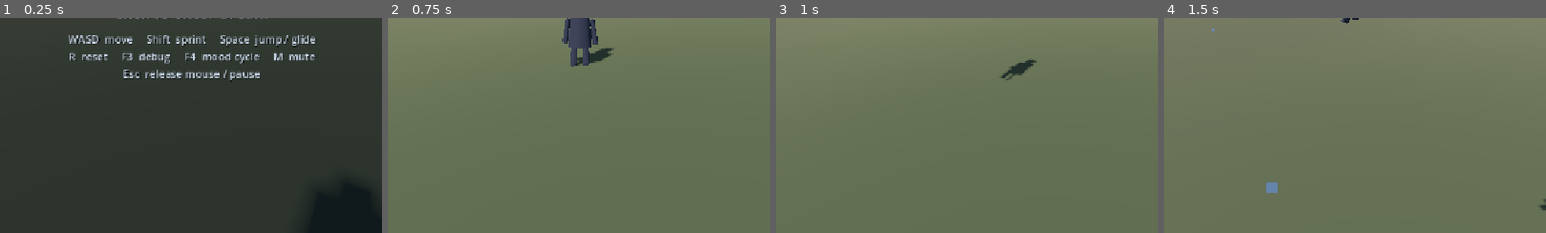
Above: before the commit, frames 1-4 (left to right).
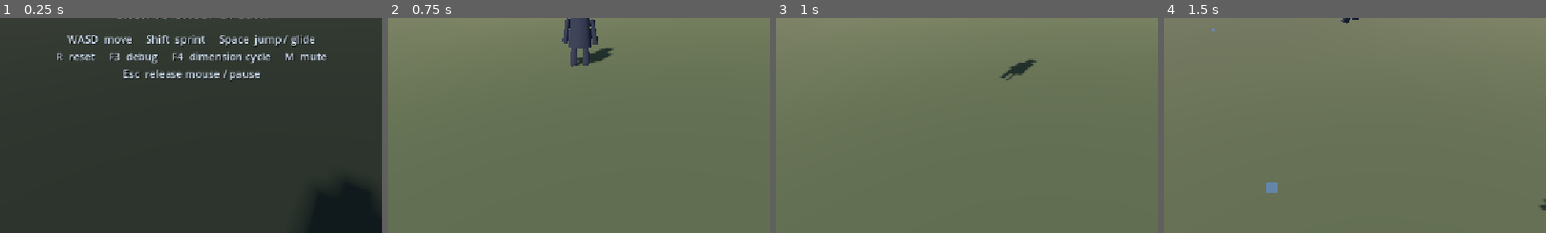
Above: after the commit, the same moments.

Repository: nimanimanima-rgb/DreamRunner
Game: Godot game, scene res://scenes/Game.tscn
The game is run twice, just before and just after one commit, with the same random seed, the same clock (stepped at 60 frames per second) and the same inputs.
Inputs (mouse positions are % of the whole screen's width and height, from its top left):
- Up to frame 1 (0.25 s): no input
- Up to frame 2 (0.75 s): tap Enter at 0.5 s; move the mouse to (72, 45) at 0.52 s; hold D (move_right) from 0.53 s (still down); hold Shift (sprint) from 0.53 s (still down); click (72, 45) at 0.67 s
- Up to frame 3 (1 s): keep holding D (move_right); keep holding Shift (sprint); tap Space (jump) at 0.77 s
- Up to frame 4 (1.5 s): move the mouse to (45, 50) at 1.27 s; release D (move_right) at 1.28 s; release Shift (sprint) at 1.28 s; hold W (move_forward) from 1.28 s (still down); tap M at 1.35 s
The pictures show only the part of the screen within x 25-75%, y 50-100%; the shares and areas given below are measured in that part.

The runs differ from the first frame. In frame 1, 2.8% of the frame differs, in the area x 15-86%, y 8-22%; in frame 2, nothing differs; in frame 3, nothing differs; in frame 4, nothing differs.

Commit message:
Reframe mood system as dimension layers

Diff:
--- a/scenes/Game.tscn
+++ b/scenes/Game.tscn
@@ -336,6 +336,6 @@
 theme_override_constants/shadow_offset_y = 1
 theme_override_font_sizes/font_size = 16
 text = "WASD  move     Shift  sprint     Space  jump / glide
-R  reset     F3  debug     F4  mood cycle     M  mute
+R  reset     F3  debug     F4  dimension cycle     M  mute
 Esc  release mouse / pause"
 horizontal_alignment = 1
--- a/scripts/audio_manager.gd
+++ b/scripts/audio_manager.gd
@@ -60,36 +60,37 @@
 
 
 func _process(delta: float) -> void:
-	update_mood_color(delta)
+	update_dimension_color(delta)
 	if not audio_unlocked or audio_muted:
 		return
 	fill_ambience_buffer()
 	fill_signal_buffer()
 
 
-func update_mood_color(delta: float) -> void:
-	var mood_name: String = str(atmosphere.call("get_current_mood_name"))
+func update_dimension_color(delta: float) -> void:
+	# Audio follows stable IDs so conceptual display names can change safely.
+	var dimension_id: StringName = atmosphere.call("get_current_dimension_id")
 	var target_wind: float = 0.7
 	var target_drone: float = 0.08
 	var target_frequency: float = 58.0
-	match mood_name:
-		"Pale Dawn":
+	match dimension_id:
+		&"pale_dawn":
 			target_wind = 0.62
 			target_drone = 0.045
 			target_frequency = 72.0
-		"Cold Overcast":
+		&"cold_overcast":
 			target_wind = 0.9
 			target_drone = 0.1
 			target_frequency = 46.0
-		"Golden Dissolve":
+		&"golden_dissolve":
 			target_wind = 0.52
 			target_drone = 0.13
 			target_frequency = 82.0
-		"Blue Liminal Night":
+		&"blue_liminal_night":
 			target_wind = 0.42
 			target_drone = 0.12
 			target_frequency = 39.0
-		"Dust Haze Afternoon":
+		&"dust_haze_afternoon":
 			target_wind = 0.78
 			target_drone = 0.035
 			target_frequency = 52.0
--- a/scripts/debug_hud.gd
+++ b/scripts/debug_hud.gd
@@ -53,7 +53,7 @@
 		)
 		if atmosphere != null:
 			terrain_text += "\nDream motes: %d" % atmosphere.call("get_active_mote_count")
-			terrain_text += "\nMood: %s" % atmosphere.call("get_current_mood_name")
+			terrain_text += "\nDimension: %s" % atmosphere.call("get_current_dimension_name")
 		if destination_manager != null:
 			var destination_distance: float = float(
 				destination_manager.call("get_destination_distance")
--- a/scripts/dream_atmosphere.gd
+++ b/scripts/dream_atmosphere.gd
@@ -1,7 +1,11 @@
 extends MultiMeshInstance3D
 
-class MoodState:
-	var name: String
+signal dimension_changed(dimension_id: StringName, display_name: String)
+
+class DimensionLayer:
+	# Stable ID for code integrations; display_name can evolve with the art direction.
+	var id: StringName
+	var display_name: String
 	var sky_top: Color
 	var sky_horizon: Color
 	var ground_bottom: Color
@@ -23,7 +27,7 @@
 @export_range(8.0, 80.0, 1.0) var spawn_radius: float = 34.0
 @export_range(0.05, 2.0, 0.05) var drift_speed: float = 0.35
 @export_range(2.0, 30.0, 1.0) var vertical_range: float = 14.0
-@export_range(1.0, 30.0, 0.5) var mood_transition_seconds: float = 8.0
+@export_range(1.0, 30.0, 0.5) var dimension_transition_seconds: float = 8.0
 
 @onready var player: CharacterBody3D = get_node(player_path)
 @onready var world_environment_node: WorldEnvironment = get_node(world_environment_path)
@@ -34,8 +38,8 @@
 var mote_directions: Array[Vector3] = []
 var mote_phases: PackedFloat32Array = []
 var previous_player_position := Vector3.ZERO
-var mood_states: Array[MoodState] = []
-var current_mood_index: int = 0
+var dimension_layers: Array[DimensionLayer] = []
+var current_dimension_index: int = 0
 var world_environment: Environment
 var sky_material: ProceduralSkyMaterial
 var mote_material: StandardMaterial3D
@@ -45,9 +49,9 @@
 	random.seed = 7717
 	world_environment = world_environment_node.environment
 	sky_material = world_environment.sky.sky_material as ProceduralSkyMaterial
-	create_mood_states()
+	create_dimension_layers()
 	create_mote_multimesh()
-	apply_mood_immediately(mood_states[current_mood_index])
+	apply_dimension_immediately(dimension_layers[current_dimension_index])
 	previous_player_position = player.global_position
 	global_position = previous_player_position
 
@@ -59,7 +63,7 @@
 
 
 func _process(delta: float) -> void:
-	update_mood_transition(delta)
+	update_dimension_transition(delta)
 
 	var player_position := player.global_position
 	var player_movement := player_position - previous_player_position
@@ -150,14 +154,20 @@
 
 func _unhandled_input(event: InputEvent) -> void:
 	if event is InputEventKey and event.pressed and not event.echo and event.keycode == KEY_F4:
-		current_mood_index = (current_mood_index + 1) % mood_states.size()
+		cycle_dimension()
 		get_viewport().set_input_as_handled()
 
 
-func create_mood_states() -> void:
-	mood_states = [
-		create_mood(
-			"Pale Dawn",
+func cycle_dimension() -> void:
+	current_dimension_index = (current_dimension_index + 1) % dimension_layers.size()
+	var layer := dimension_layers[current_dimension_index]
+	dimension_changed.emit(layer.id, layer.display_name)
+
+
+func create_dimension_layers() -> void:
+	dimension_layers = [
+		create_dimension(
+			"pale_dawn", "Waking / Pale World",
 			Color(0.18, 0.32, 0.5), Color(0.82, 0.66, 0.68),
 			Color(0.11, 0.14, 0.18), Color(0.5, 0.49, 0.47),
 			Color(0.68, 0.64, 0.7), 0.00135,
@@ -165,8 +175,8 @@
 			Color(0.95, 0.74, 0.67), 1.0,
 			Color(0.62, 0.75, 0.92), 0.85
 		),
-		create_mood(
-			"Cold Overcast",
+		create_dimension(
+			"cold_overcast", "Dead / Empty World",
 			Color(0.07, 0.09, 0.12), Color(0.34, 0.38, 0.42),
 			Color(0.07, 0.085, 0.1), Color(0.28, 0.31, 0.33),
 			Color(0.38, 0.43, 0.47), 0.00195,
@@ -174,8 +184,8 @@
 			Color(0.58, 0.66, 0.74), 0.65,
 			Color(0.48, 0.57, 0.66), 0.45
 		),
-		create_mood(
-			"Golden Dissolve",
+		create_dimension(
+			"golden_dissolve", "Memory / Golden World",
 			Color(0.24, 0.31, 0.42), Color(0.9, 0.64, 0.34),
 			Color(0.17, 0.14, 0.12), Color(0.55, 0.42, 0.29),
 			Color(0.76, 0.58, 0.38), 0.00155,
@@ -183,8 +193,8 @@
 			Color(1.0, 0.67, 0.32), 1.35,
 			Color(0.98, 0.75, 0.38), 1.1
 		),
-		create_mood(
-			"Blue Liminal Night",
+		create_dimension(
+			"blue_liminal_night", "Liminal Night / Dream-Between",
 			Color(0.012, 0.022, 0.065), Color(0.09, 0.14, 0.25),
 			Color(0.008, 0.015, 0.035), Color(0.06, 0.09, 0.16),
 			Color(0.07, 0.11, 0.21), 0.00145,
@@ -192,8 +202,8 @@
 			Color(0.25, 0.4, 0.72), 0.62,
 			Color(0.48, 0.72, 1.0), 1.65
 		),
-		create_mood(
-			"Dust Haze Afternoon",
+		create_dimension(
+			"dust_haze_afternoon", "Forgotten Road / Dust World",
 			Color(0.48, 0.45, 0.42), Color(0.74, 0.64, 0.54),
 			Color(0.26, 0.23, 0.2), Color(0.51, 0.45, 0.39),
 			Color(0.65, 0.57, 0.48), 0.0019,
@@ -204,8 +214,9 @@
 	]
 
 
-func create_mood(
-	mood_name: String,
+func create_dimension(
+	dimension_id: StringName,
+	display_name: String,
 	sky_top: Color,
 	sky_horizon: Color,
 	ground_bottom: Color,
@@ -218,43 +229,44 @@
 	light_energy: float,
 	mote_color: Color,
 	mote_energy: float
-) -> MoodState:
-	var mood := MoodState.new()
-	mood.name = mood_name
-	mood.sky_top = sky_top
-	mood.sky_horizon = sky_horizon
-	mood.ground_bottom = ground_bottom
-	mood.ground_horizon = ground_horizon
-	mood.fog_color = fog_color
-	mood.fog_density = fog_density
-	mood.ambient_color = ambient_color
-	mood.ambient_energy = ambient_energy
-	mood.light_color = light_color
-	mood.light_energy = light_energy
-	mood.mote_color = mote_color
-	mood.mote_energy = mote_energy
-	return mood
-
-
-func apply_mood_immediately(mood: MoodState) -> void:
-	sky_material.sky_top_color = mood.sky_top
-	sky_material.sky_horizon_color = mood.sky_horizon
-	sky_material.ground_bottom_color = mood.ground_bottom
-	sky_material.ground_horizon_color = mood.ground_horizon
-	world_environment.fog_light_color = mood.fog_color
-	world_environment.fog_density = mood.fog_density
-	world_environment.ambient_light_color = mood.ambient_color
-	world_environment.ambient_light_energy = mood.ambient_energy
-	directional_light.light_color = mood.light_color
-	directional_light.light_energy = mood.light_energy
-	mote_material.albedo_color = mood.mote_color
-	mote_material.emission = mood.mote_color
-	mote_material.emission_energy_multiplier = mood.mote_energy
-
-
-func update_mood_transition(delta: float) -> void:
-	var target: MoodState = mood_states[current_mood_index]
-	var weight: float = 1.0 - exp(-4.6 * delta / mood_transition_seconds)
+) -> DimensionLayer:
+	var layer := DimensionLayer.new()
+	layer.id = dimension_id
+	layer.display_name = display_name
+	layer.sky_top = sky_top
+	layer.sky_horizon = sky_horizon
+	layer.ground_bottom = ground_bottom
+	layer.ground_horizon = ground_horizon
+	layer.fog_color = fog_color
+	layer.fog_density = fog_density
+	layer.ambient_color = ambient_color
+	layer.ambient_energy = ambient_energy
+	layer.light_color = light_color
+	layer.light_energy = light_energy
+	layer.mote_color = mote_color
+	layer.mote_energy = mote_energy
+	return layer
+
+
+func apply_dimension_immediately(layer: DimensionLayer) -> void:
+	sky_material.sky_top_color = layer.sky_top
+	sky_material.sky_horizon_color = layer.sky_horizon
+	sky_material.ground_bottom_color = layer.ground_bottom
+	sky_material.ground_horizon_color = layer.ground_horizon
+	world_environment.fog_light_color = layer.fog_color
+	world_environment.fog_density = layer.fog_density
+	world_environment.ambient_light_color = layer.ambient_color
+	world_environment.ambient_light_energy = layer.ambient_energy
+	directional_light.light_color = layer.light_color
+	directional_light.light_energy = layer.light_energy
+	mote_material.albedo_color = layer.mote_color
+	mote_material.emission = layer.mote_color
+	mote_material.emission_energy_multiplier = layer.mote_energy
+
+
+func update_dimension_transition(delta: float) -> void:
+	var target: DimensionLayer = dimension_layers[current_dimension_index]
+	var weight: float = 1.0 - exp(-4.6 * delta / dimension_transition_seconds)
 	sky_material.sky_top_color = sky_material.sky_top_color.lerp(target.sky_top, weight)
 	sky_material.sky_horizon_color = sky_material.sky_horizon_color.lerp(
 		target.sky_horizon, weight
@@ -290,5 +302,13 @@
 	)
 
 
-func get_current_mood_name() -> String:
-	return mood_states[current_mood_index].name
+func get_current_dimension_id() -> StringName:
+	return dimension_layers[current_dimension_index].id
+
+
+func get_current_dimension_name() -> String:
+	return dimension_layers[current_dimension_index].display_name
+
+
+# Future dimension-aware objects can connect to dimension_changed and decide whether
+# to reveal, transform, recolor, or alter sound. Keep those behaviors out of this node.
Not shown, changed: CURRENT_STATE.md
Not shown, changed: ROADMAP.md
